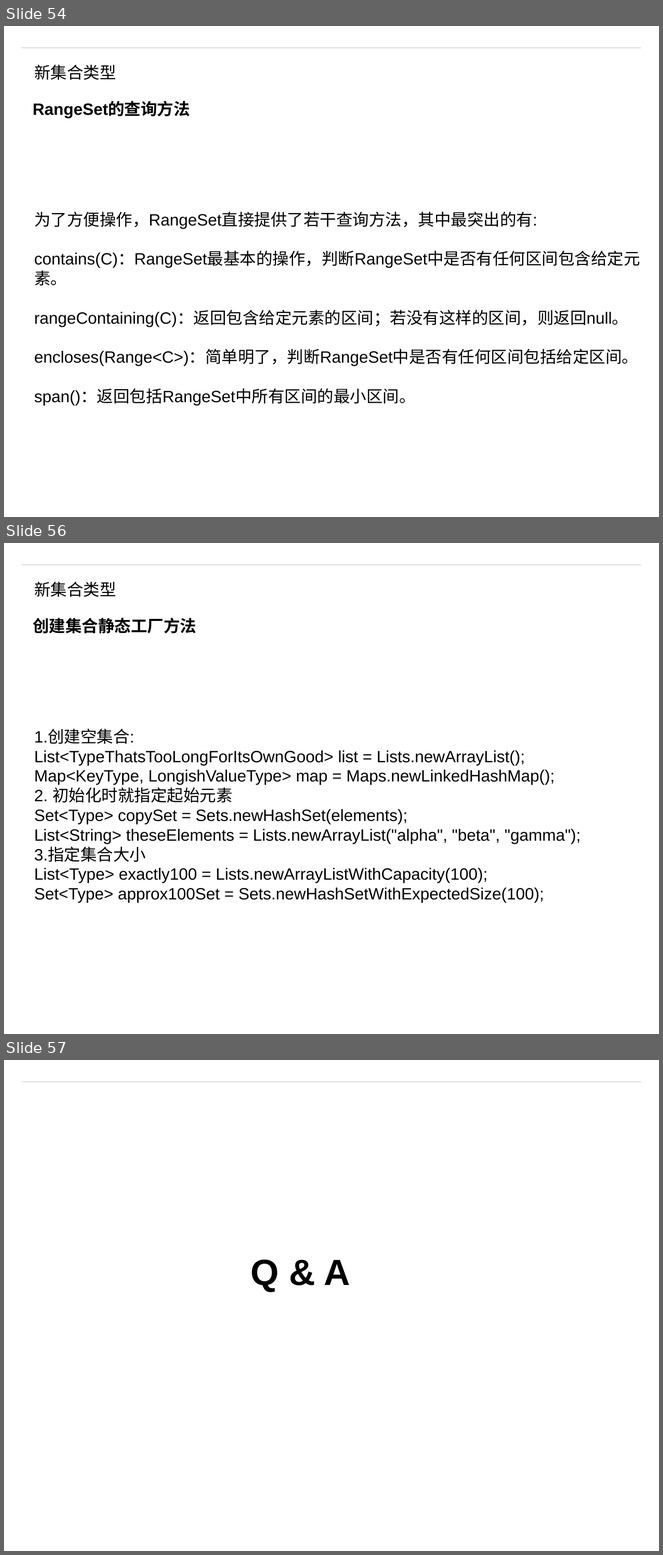
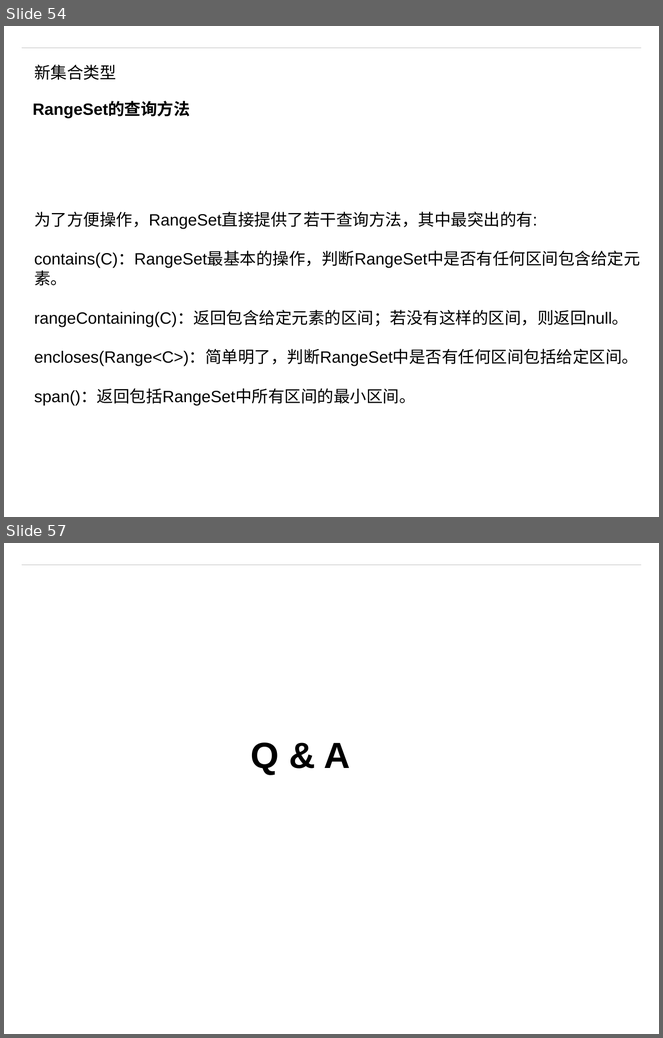
Before and after one commit to matt19870107/Guava, a slide deck: Guava.pptm. Shown one above the other, each under a label of ours: slides 54, 56 and 57 before the commit, slides 54 and 57 after it; the slides between them are not shown. The pictures are 663x1555 and 663x1038 pixels, drawn with LibreOffice and Linux fonts; fonts in the diff are those of the drawing; background and template pictures are left out. Boxes give left, top, right and bottom in pixels: in the first picture for what was removed or moved away, otherwise in the second. Text is boxed around its words. In the diff, an @@ line names an element or a change of style, - is before the commit and + after.

```diff
--- a/Guava.pptm
+++ b/Guava.pptm
@@ slide 56 removed at (x1=4, y1=543, x2=659, y2=1034), background #FFFFFF; not listed: 1 template element that a slide beside it also shows @@
@@ text removed at (x1=34, y1=581, x2=116, y2=597) @@
-新集合类型
@@ text removed at (x1=33, y1=618, x2=196, y2=633) @@
-创建集合静态工厂方法
@@ text removed at (x1=34, y1=730, x2=581, y2=903) @@
-1.创建空集合:
-List<TypeThatsTooLongForItsOwnGood> list = Lists.newArrayList();
-Map<KeyType, LongishValueType> map = Maps.newLinkedHashMap();
-2. 初始化时就指定起始元素
-Set<Type> copySet = Sets.newHashSet(elements);
-List<String> theseElements = Lists.newArrayList("alpha", "beta", "gamma");
-3.指定集合大小
-List<Type> exactly100 = Lists.newArrayListWithCapacity(100);
-Set<Type> approx100Set = Sets.newHashSetWithExpectedSize(100);
```
Also in this commit, not shown: 2 slides added, 1 other slide removed, 6 other files.
